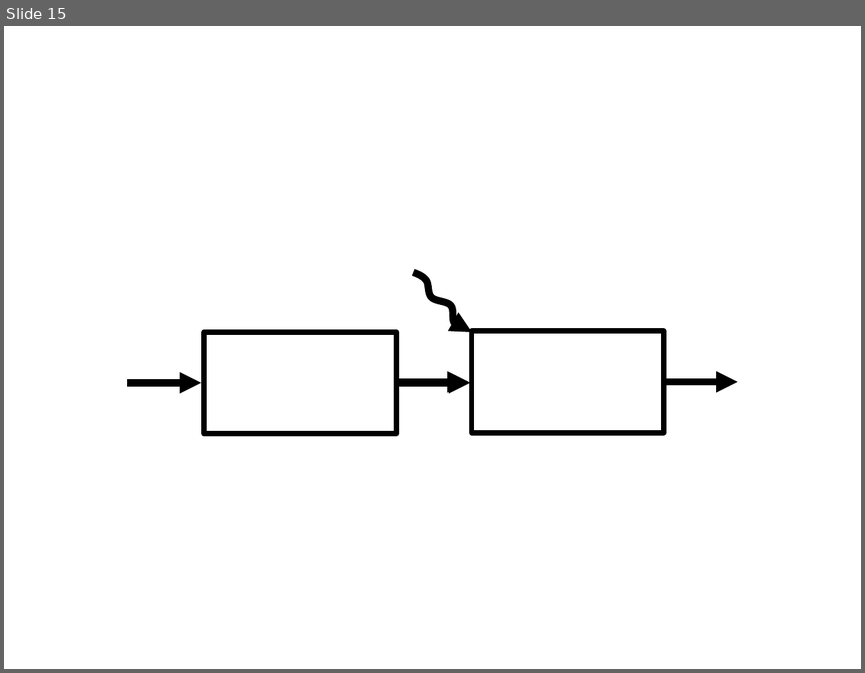
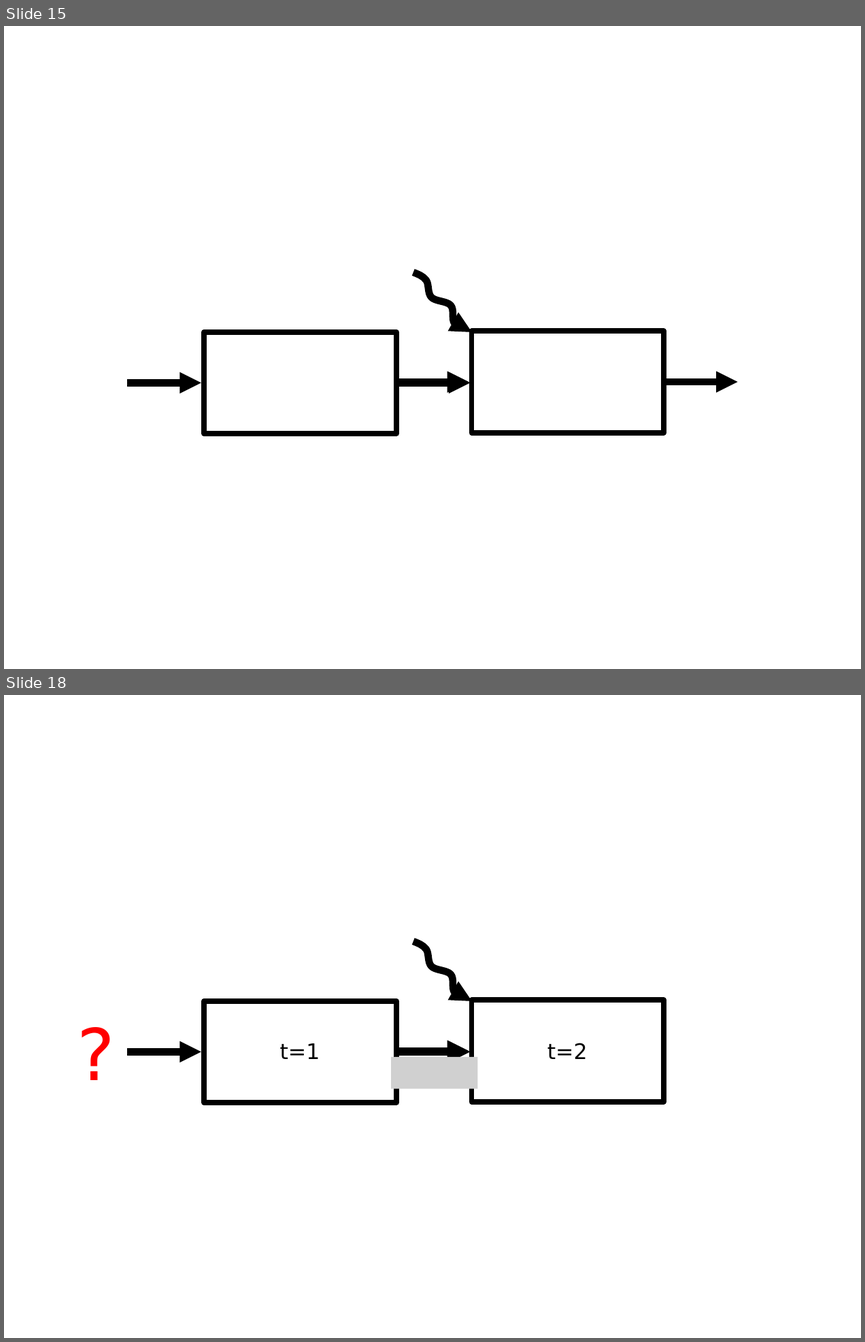
Before and after one commit to odow/talks, a slide deck: 2018/PolicyGraphs.pptx. Shown one above the other, each under a label of ours: slide 15 before the commit, slides 15 and 18 after it; the slides between them are not shown. The pictures are 865x673 and 865x1342 pixels, drawn with LibreOffice and Linux fonts; fonts in the diff are those of the drawing; grey boxes stand for pictures. Boxes give left, top, right and bottom in pixels: in the first picture for what was removed or moved away, otherwise in the second. Text is boxed around its words. In the diff, an @@ line names an element or a change of style, - is before the commit and + after.

```diff
--- a/2018/PolicyGraphs.pptx
+++ b/2018/PolicyGraphs.pptx
@@ slide 18 added at box(4, 695, 861, 1338), background #FFFFFF @@
@@ text added at box(68, 1004, 125, 1100), 60 pt, text #FF0000 @@
+?
@@ text added at box(280, 1043, 320, 1059), 18 pt, text #000000 @@
+t=1
@@ picture added at box(392, 1057, 478, 1088) @@
@@ group added at box(127, 938, 664, 1103): 3 arrows, 2 rectangles, 1 freeform shape @@
@@ text added at box(547, 1042, 587, 1059), 18 pt, text #000000 @@
+t=2
```
Also in this commit, not shown: 5 other slides added.
